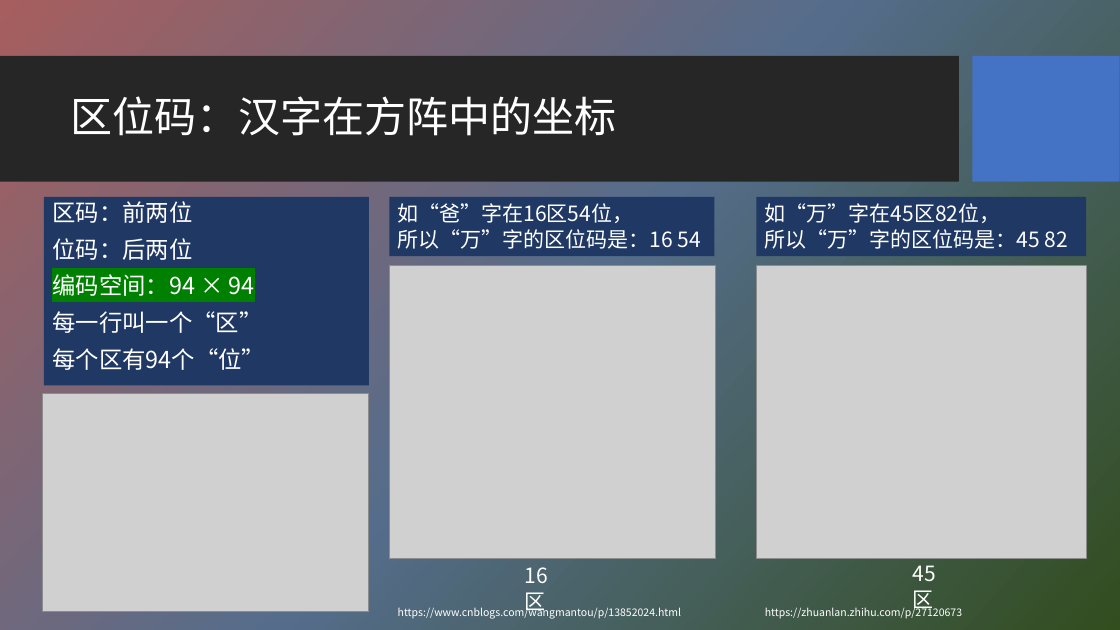
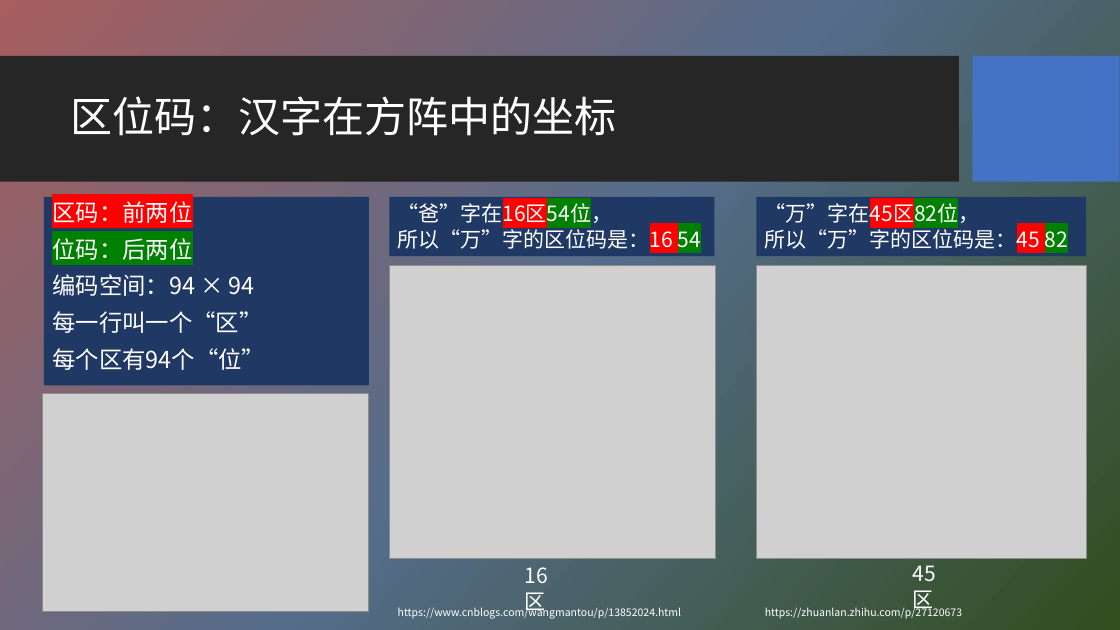
Before and after one commit to HBU/NLP_PPT, a slide deck: slide 9 of PPT-2020/ch06 字符编码与字频统计.pptx. Drawn at 1120x630 pixels with LibreOffice and Linux fonts; fonts in the diff are those of the drawing; grey boxes stand for pictures; background and template pictures are left out. Boxes give left, top, right and bottom in pixels: in the first picture for what was removed or moved away, otherwise in the second. Text is boxed around its words. In the diff, an @@ line names an element or a change of style, - is before the commit and + after.

```diff
--- a/PPT-2020/ch06 字符编码与字频统计.pptx
+++ b/PPT-2020/ch06 字符编码与字频统计.pptx
@@ text at (52,201,255,296): highlight none to #FF0000 in "区码：前两位"; highlight none to #008000 in "位码：后两位"; highlight #008000 to none in "编码空间：94 × 94" @@
@@ text in rectangle at (398,201,613,227): text changed @@
-如“爸”字在16区54位，
+“爸”字在16区54位，
@@ text in rectangle at (765,201,980,227): text changed @@
-如“万”字在45区82位，
+“万”字在45区82位，
@@ text in rectangle at (398,226,701,252): highlight none to #FF0000 in "所以“万”字的区位码是：16"; highlight none to #008000 in "54" @@
@@ text in rectangle at (765,226,1068,252): highlight none to #FF0000 in "所以“万”字的区位码是：45"; highlight none to #008000 in "82" @@
```
Also in this commit, not shown: 16 other slides changed, 1 other file.
